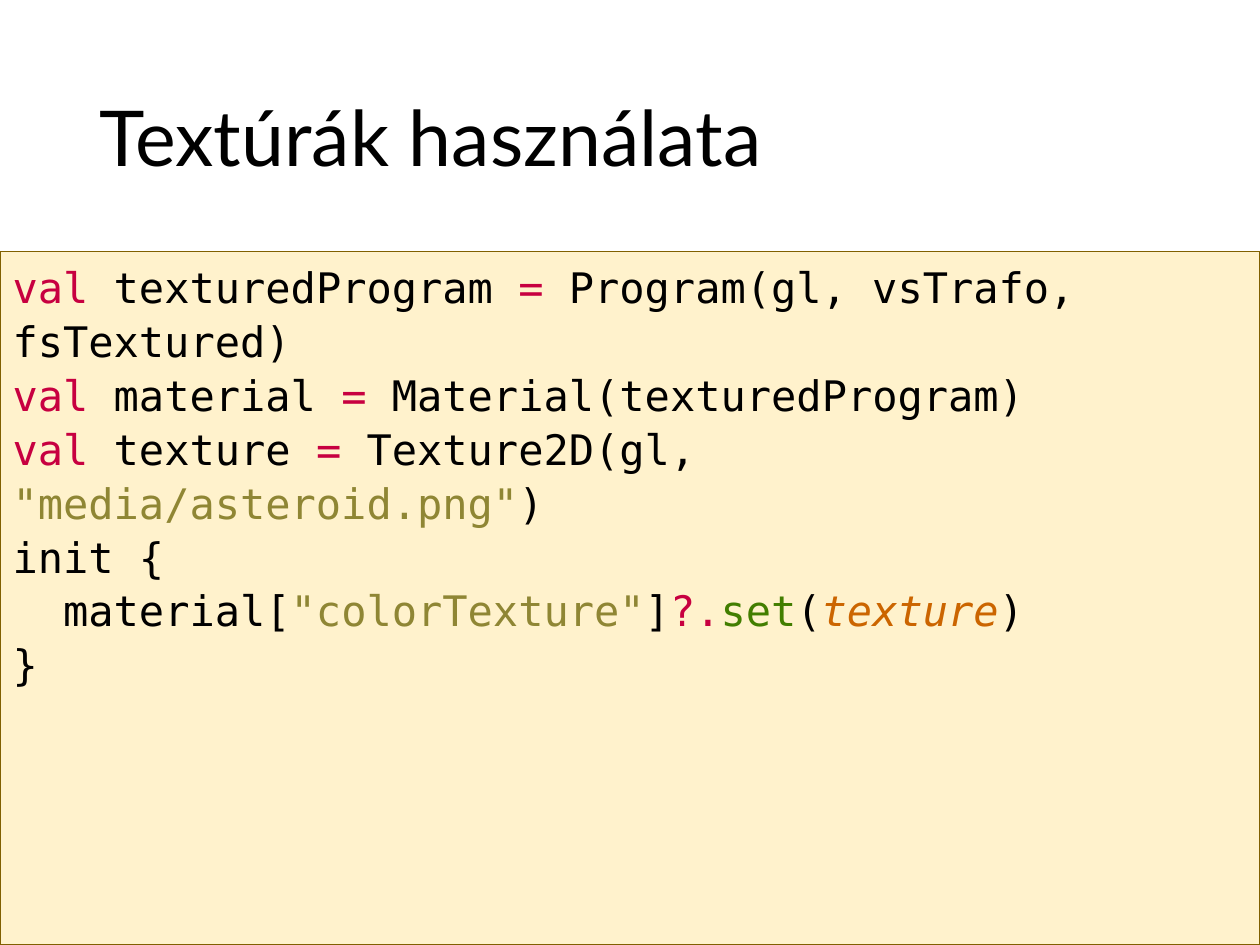
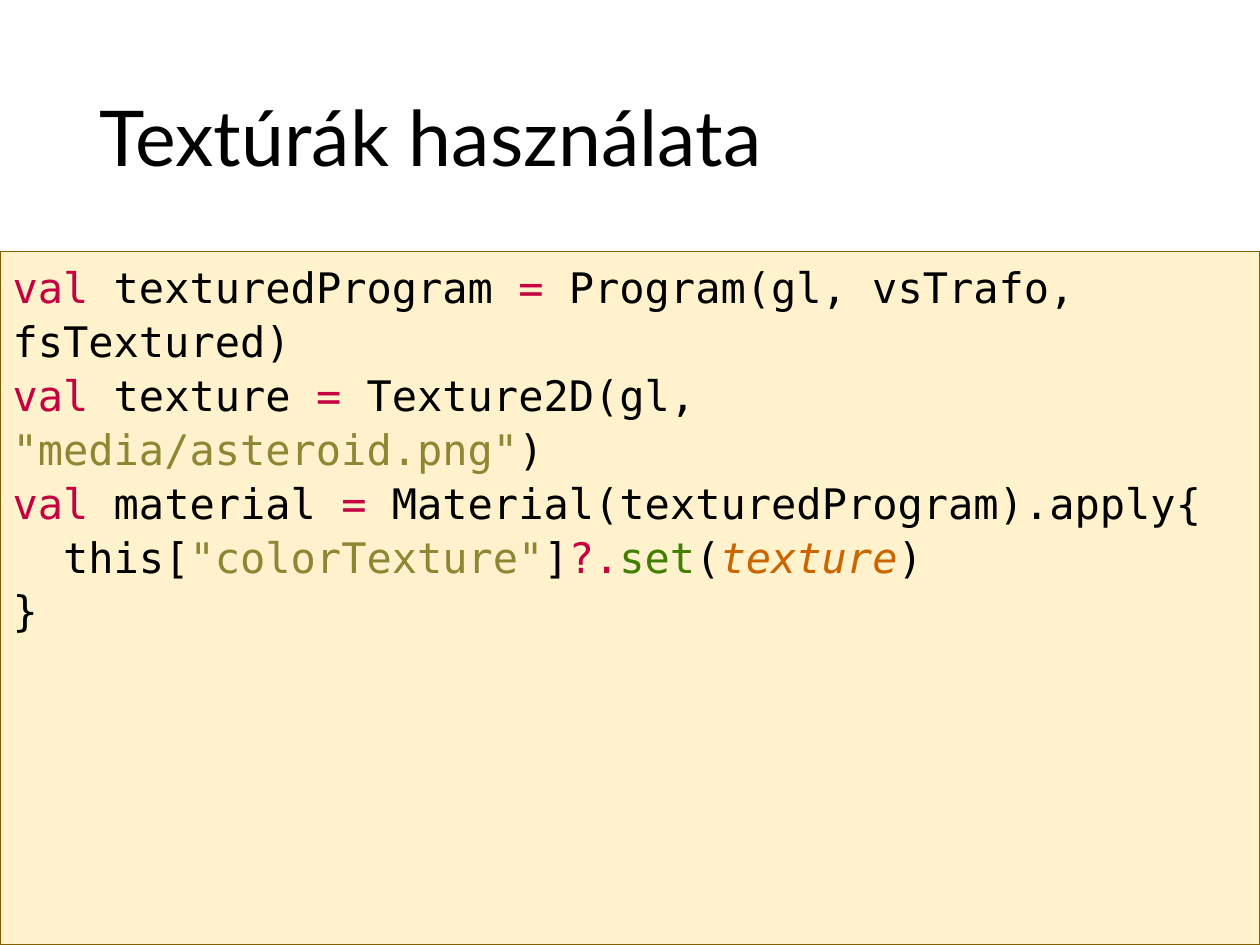
Before and after one commit to szecsi/kogfactory, a slide deck: slide 91 of projects/kog.3gr.020-gom/3gre050_gom-kotlin.pptx. Drawn at 1260x945 pixels with LibreOffice and Linux fonts; fonts in the diff are those of the drawing. Boxes give left, top, right and bottom in pixels: in the first picture for what was removed or moved away, otherwise in the second. Text is boxed around its words. In the diff, an @@ line names an element or a change of style, - is before the commit and + after.

```diff
--- a/projects/kog.3gr.020-gom/3gre050_gom-kotlin.pptx
+++ b/projects/kog.3gr.020-gom/3gre050_gom-kotlin.pptx
@@ text at [13, 379, 1024, 420]: paragraph removed @@
-val material = Material(texturedProgram)
@@ text at [13, 487, 1201, 579]: text changed @@
-init {
-material["colorTexture"]?.set(texture)
+val material = Material(texturedProgram).apply{
+this["colorTexture"]?.set(texture)
```
Also in this commit, not shown: 4 other slides changed, 21 other files.
